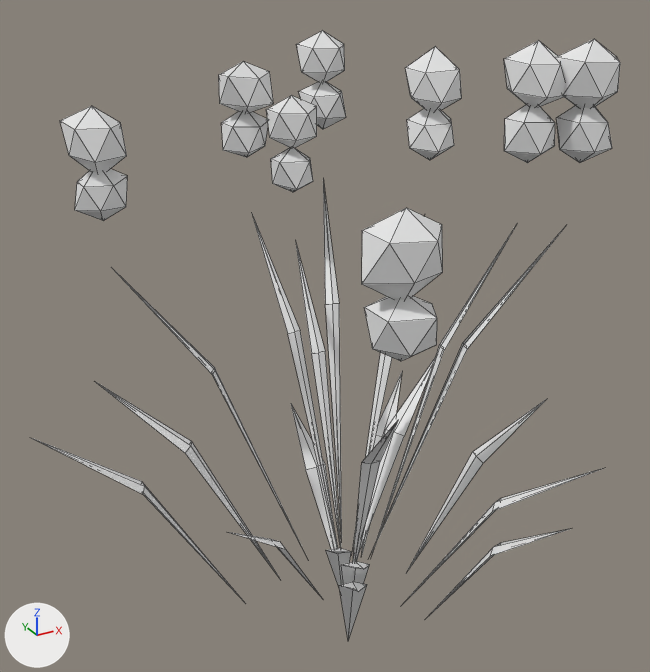
Two versions of the Blender file assets/blender/src/lavender_30.blend, one commit apart.
One viewpoint serves both versions: a camera (50 mm lens) standing at (-0.364, -0.62, 0.605) and looking at (-0.024, -0.002, 0.296). The lights are fixed; the arrows at lower left show +X, +Y and +Z. The picture after the commit comes second. Mesh edges are drawn as thin lines.

Names of what the first picture shows: 'blades', 'spikes', 'stems'.
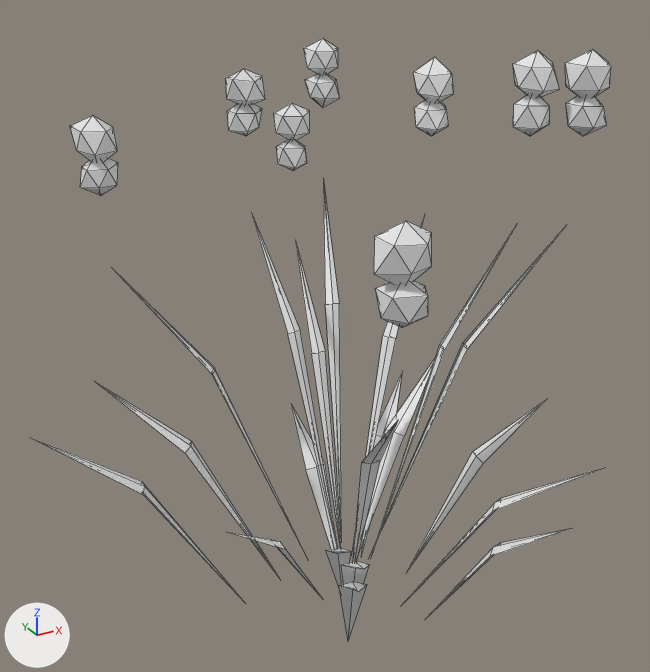
Boxes (x1, y1, x2, y2) around the edits, measured in the pictures (650 x 672 px; the box of a moved part takes in the faces that stretch with it):
'spikes', reshaped (13% shorter)
    before: (60, 30, 620, 361)
    after: (70, 39, 611, 328)
part 1 of me_spikes, moved or reshaped
    before: (405, 47, 462, 112)
    after: (413, 57, 454, 103)
part 2 of me_spikes, moved or reshaped
    before: (407, 109, 454, 160)
    after: (414, 100, 449, 136)
part 3 of me_spikes, moved or reshaped
    before: (60, 106, 127, 174)
    after: (70, 116, 118, 163)
part 4 of me_spikes, moved or reshaped
    before: (75, 169, 128, 221)
    after: (80, 159, 118, 196)
part 5 of me_spikes, moved or reshaped
    before: (297, 30, 345, 83)
    after: (304, 39, 338, 75)
part 6 of me_spikes, moved or reshaped
    before: (299, 82, 346, 130)
    after: (305, 74, 340, 108)
part 7 of me_spikes, moved or reshaped
    before: (504, 40, 566, 107)
    after: (513, 51, 559, 98)
part 8 of me_spikes, moved or reshaped
    before: (504, 105, 555, 163)
    after: (513, 95, 550, 136)
part 9 of me_spikes, moved or reshaped
    before: (558, 39, 620, 108)
    after: (566, 50, 611, 98)
part 10 of me_spikes, moved or reshaped
    before: (557, 105, 612, 163)
    after: (566, 96, 606, 136)
part 11 of me_spikes, moved or reshaped
    before: (219, 61, 273, 113)
    after: (226, 69, 265, 105)
part 12 of me_spikes, moved or reshaped
    before: (221, 112, 268, 158)
    after: (227, 104, 262, 136)
part 13 of me_spikes, moved or reshaped
    before: (362, 208, 443, 300)
    after: (374, 221, 432, 285)
part 14 of me_spikes, moved or reshaped
    before: (364, 296, 437, 361)
    after: (375, 281, 428, 328)
part 15 of me_spikes, moved or reshaped
    before: (266, 95, 317, 148)
    after: (274, 103, 310, 140)
part 16 of me_spikes, moved or reshaped
    before: (271, 148, 313, 192)
    after: (276, 140, 307, 171)

Patch to the scene script:
```diff
--- a/assets/blender/src/lavender_30.blend.py
+++ b/assets/blender/src/lavender_30.blend.py
@@ me_spikes @@
 # used by ob_spikes; location = (0.0, 0.0, 0.0)
-me_spikes.from_pydata(...)  # 192 vertices, 320 faces; spans x -0.196..0.211, y -0.245..0.225, z 0.379..0.534
+me_spikes.from_pydata(...)  # 192 vertices, 320 faces; spans x -0.19..0.203, y -0.238..0.219, z 0.401..0.526
+# me_spikes part 1: the loose piece of 12 vertices spanning x 0.105..0.154, y 0.044..0.096, z 0.458..0.518 is scaled about its middle by 0.714
+# me_spikes part 2: the loose piece of 12 vertices spanning x 0.105..0.15, y 0.047..0.094, z 0.416..0.469 is scaled about its middle by 0.72, then moved by (0.0, 0.0, 0.015)
+# me_spikes part 3: the loose piece of 12 vertices spanning x -0.196..-0.151, y 0.086..0.136, z 0.427..0.485 is scaled about its middle by 0.714, then moved by (0.0, 0.0, 0.001)
+# me_spikes part 4: the loose piece of 12 vertices spanning x -0.196..-0.15, y 0.091..0.134, z 0.39..0.439 is scaled about its middle by 0.72, then moved by (0.0, -0.001, 0.015)
+# me_spikes part 5: the loose piece of 12 vertices spanning x 0.062..0.11, y 0.18..0.225, z 0.472..0.524 is scaled about its middle by 0.714
+# me_spikes part 6: the loose piece of 12 vertices spanning x 0.065..0.108, y 0.179..0.223, z 0.427..0.477 is scaled about its middle by 0.72, then moved by (0.0, 0.0, 0.015)
+# me_spikes part 7: the loose piece of 12 vertices spanning x 0.12..0.168, y -0.073..-0.022, z 0.479..0.533 is scaled about its middle by 0.714
+# me_spikes part 8: the loose piece of 12 vertices spanning x 0.117..0.163, y -0.072..-0.027, z 0.436..0.487 is scaled about its middle by 0.72, then moved by (0.001, 0.0, 0.015)
+# me_spikes part 9: the loose piece of 12 vertices spanning x 0.157..0.211, y -0.091..-0.039, z 0.476..0.534 is scaled about its middle by 0.714
+# me_spikes part 10: the loose piece of 12 vertices spanning x 0.16..0.204, y -0.088..-0.047, z 0.435..0.489 is scaled about its middle by 0.72, then moved by (0.001, 0.0, 0.015)
+# me_spikes part 11: the loose piece of 12 vertices spanning x -0.03..0.023, y 0.168..0.221, z 0.451..0.501 is scaled about its middle by 0.714
+# me_spikes part 12: the loose piece of 12 vertices spanning x -0.029..0.021, y 0.171..0.218, z 0.409..0.458 is scaled about its middle by 0.72, then moved by (0.0, 0.0, 0.014)
+# me_spikes part 13: the loose piece of 12 vertices spanning x -0.122..-0.07, y -0.243..-0.197, z 0.415..0.472 is scaled about its middle by 0.714, then moved by (0.0, -0.001, 0.001)
+# me_spikes part 14: the loose piece of 12 vertices spanning x -0.114..-0.074, y -0.245..-0.2, z 0.379..0.423 is scaled about its middle by 0.72, then moved by (0.0, 0.0, 0.015)
+# me_spikes part 15: the loose piece of 12 vertices spanning x 0.0..0.05, y 0.125..0.171, z 0.423..0.473 is scaled about its middle by 0.714, then moved by (-0.001, 0.0, 0.0)
+# me_spikes part 16: the loose piece of 12 vertices spanning x 0.002..0.044, y 0.124..0.171, z 0.381..0.426 is scaled about its middle by 0.72, then moved by (0.0, 0.0, 0.015)
```
